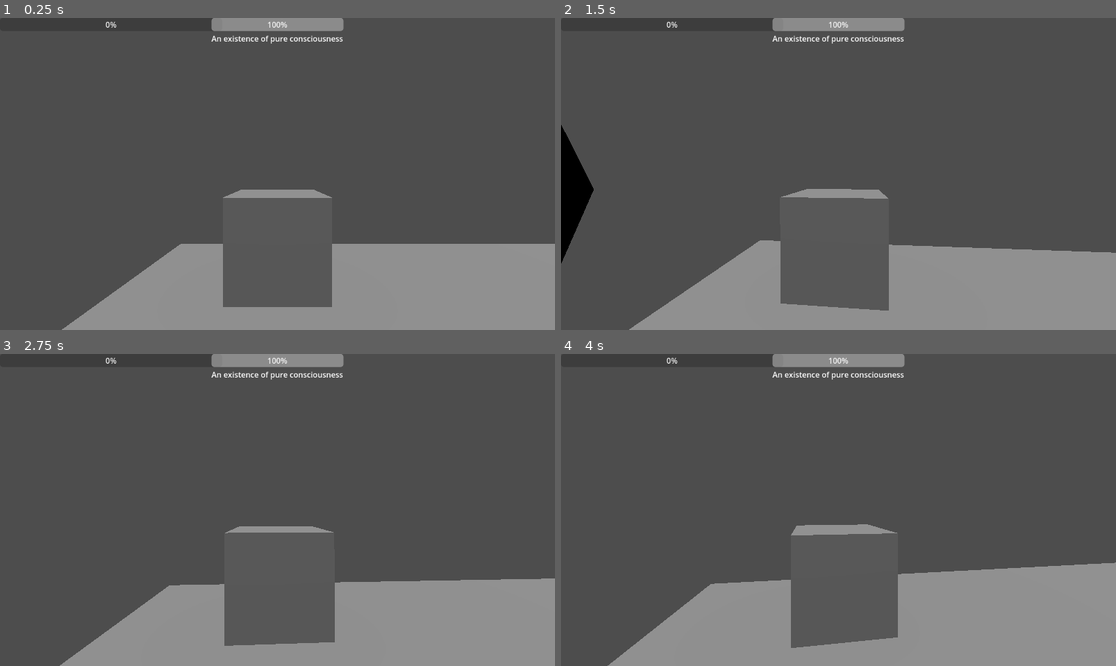
Above: before the commit, frames 1-4 (two rows, left to right).
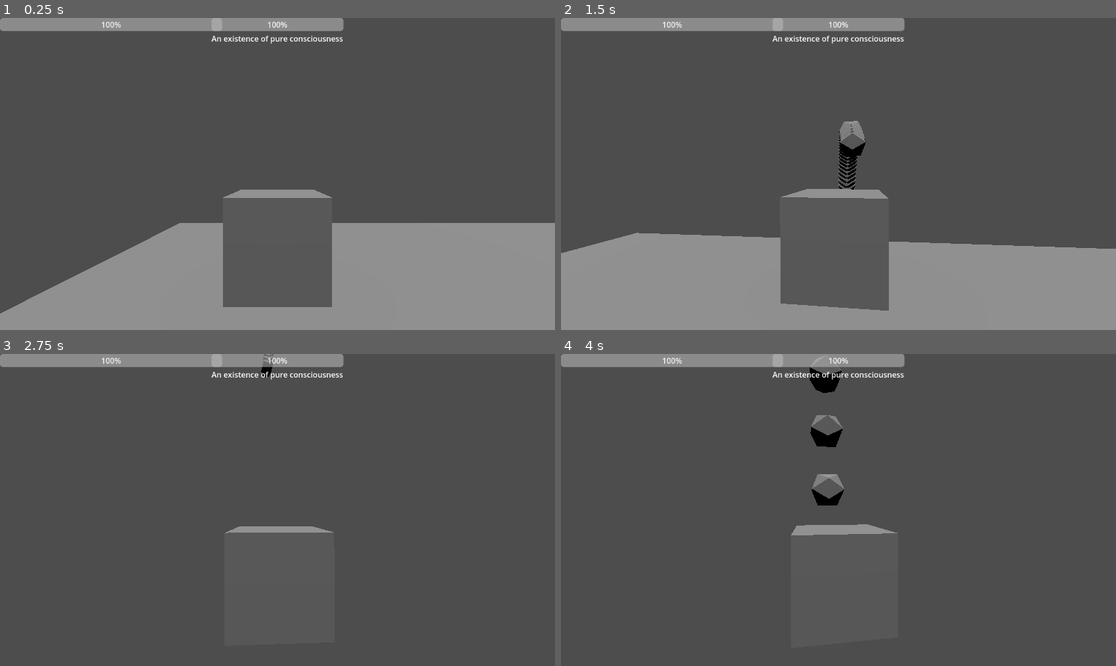
Above: after the commit, the same moments.

Repository: RavenRandomz/cube-extentialis-bossfight
Game: Godot game, scene res://testworld.tscn
Two runs of this game, one before a commit and one after it. Both use one fixed random seed, a clock stepped at 60 frames per second and the inputs below.
Inputs (mouse positions are in pixels of both pictures, inside the frame that each line leads up to):
- Up to frame 1 (0.25 s): no input
- Up to frame 2 (1.5 s): tap Enter at 0.5 s; move the mouse to (866, 174) at 0.52 s; press the mouse at (866, 174) at 0.53 s; hold W (player_forward) from 0.53 s (still down); tap Space (player_jump) at 0.77 s; move the mouse to (810, 174) at 1.27 s; release the mouse at (810, 174) at 1.28 s; tap Shift at 1.35 s
- Up to frame 3 (2.75 s): keep holding W (player_forward); tap Space (player_jump) at 1.52, 2 s; move the mouse to (288, 503) at 2.02 s; tap Alt at 2.1 s
- Up to frame 4 (4 s): keep holding W (player_forward); move the mouse to (832, 516) at 2.77 s; tap Ctrl at 2.85 s; click (832, 516) at 2.92 s; tap Space (player_jump) at 3.02, 3.77 s; tap Enter at 3.5 s; move the mouse to (877, 513) at 3.52 s; press the mouse at (877, 513) at 3.53 s

The runs differ from the first frame. In frame 1, 8.4% of the frame differs, in the area x 0-100%, y 0-100%; in frame 2, 11%; in frame 3, 19%; in frame 4, 23%.
Error before the commit: Parse Error: Identifier "translational_input" not declared in the current scope. (res://scripts/player.gd:42)

Commit message:
create accessor function for desired motion

Diff:
--- a/scripts/player.gd
+++ b/scripts/player.gd
@@ -39,27 +39,8 @@
 	add_child(player_movement_handler)
 
 func _physics_process(delta):
-	_player_view_rotation_sync(translational_input, delta)
-
+	# _player_view_rotation_sync(get_desired_movement_direction(), delta)
 	move_and_slide()
-
-func _player_view_rotation_sync(translational_input, delta):
-	var direction_basis = (camera.transform.basis * Vector3(translational_input.x, 0, translational_input.y)).normalized()
-	var player_body_axis = playerBody.transform.basis.z
-	# var direction_basis = camera.transform.basis.x
-
-	# Relative to base node (currently the CharacterBody3D)
-
-	var angular_difference = player_body_axis.signed_angle_to(direction_basis, transform.basis.y)
-	var delta_rotation = lerp_angle(0, angular_difference, delta * playerTurnSpeed)
-	if _translational_input_pressed():
-		# This assumes that the y axis of the player and the camera are the same
-		# Find the angle between the player and the camera
-		# Use angular interpolation to figure out the set angle
-
-
-		playerBody.rotate_object_local(Vector3.UP, delta_rotation)
-		playerCollsionMesh.rotate_object_local(Vector3.UP, delta_rotation)
 
 
 func _translational_input_pressed():
@@ -81,3 +62,7 @@
 	if (not is_stunned()):
 		var direction = (camera.transform.basis * Vector3(translational_input_map.x, 0, translational_input_map.y)).normalized()
 		player_movement_handler.controlled_translational_motion(direction)
+
+func get_desired_movement_direction():
+	var raw_translational_map = player_movement_handler.get_translational_input_map()
+	return (camera.transform.basis * Vector3(raw_translational_map.x, 0, raw_translational_map.y)).normalized()
